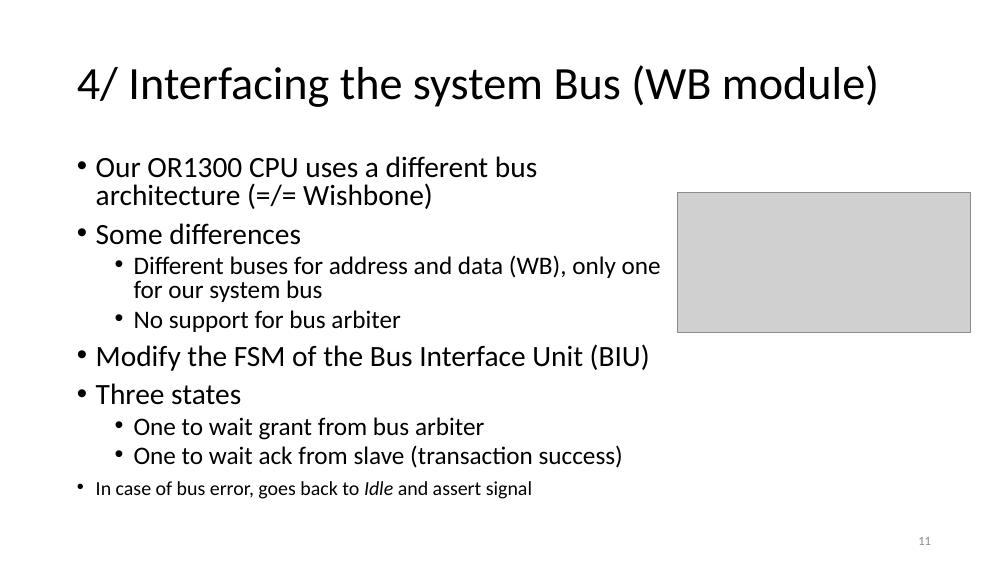
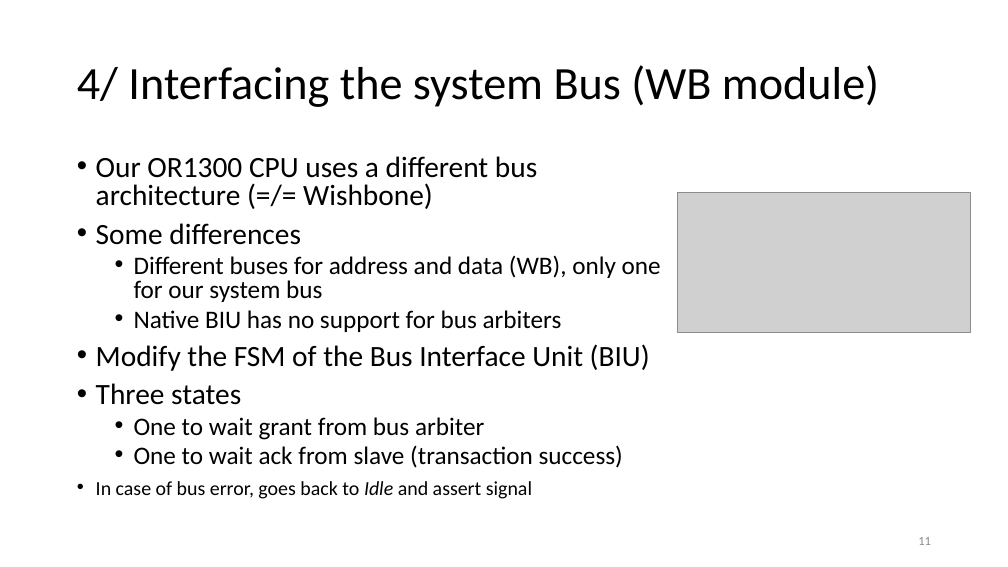
Before and after one commit to Indyuce/realtime-gecko5-debugging, a slide deck: slide 11 of pres/final_presentation.pptx. Drawn at 1008x567 pixels with LibreOffice and Linux fonts; fonts in the diff are those of the drawing; grey boxes stand for pictures. Boxes give left, top, right and bottom in pixels: in the first picture for what was removed or moved away, otherwise in the second. Text is boxed around its words. In the diff, an @@ line names an element or a change of style, - is before the commit and + after.

```diff
--- a/pres/final_presentation.pptx
+++ b/pres/final_presentation.pptx
@@ text at (134, 310, 562, 332): text changed @@
-  • No support for bus arbiter
+  • Native BIU has no support for bus arbiters
```
Also in this commit, not shown: 4 other slides changed, 1 other file.
